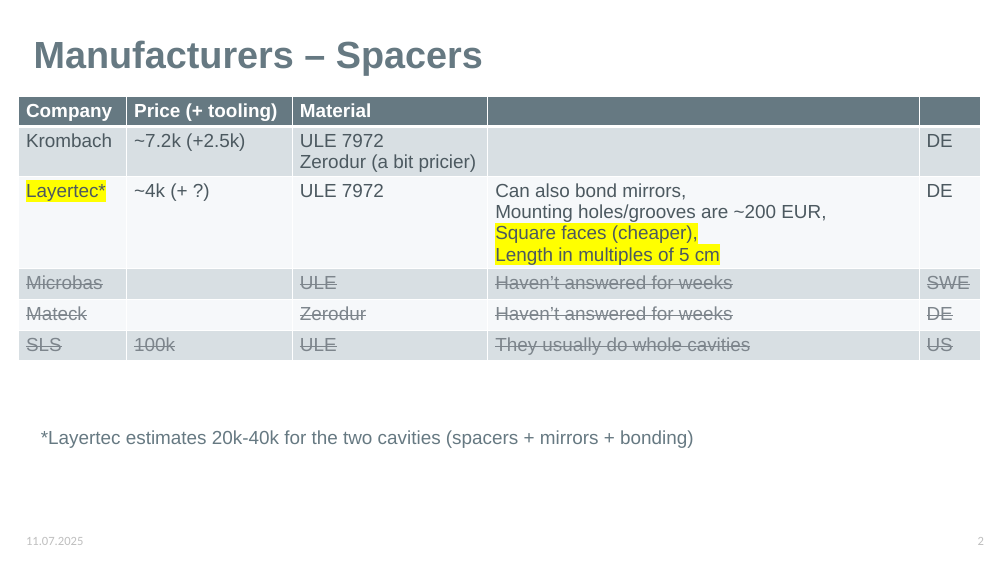
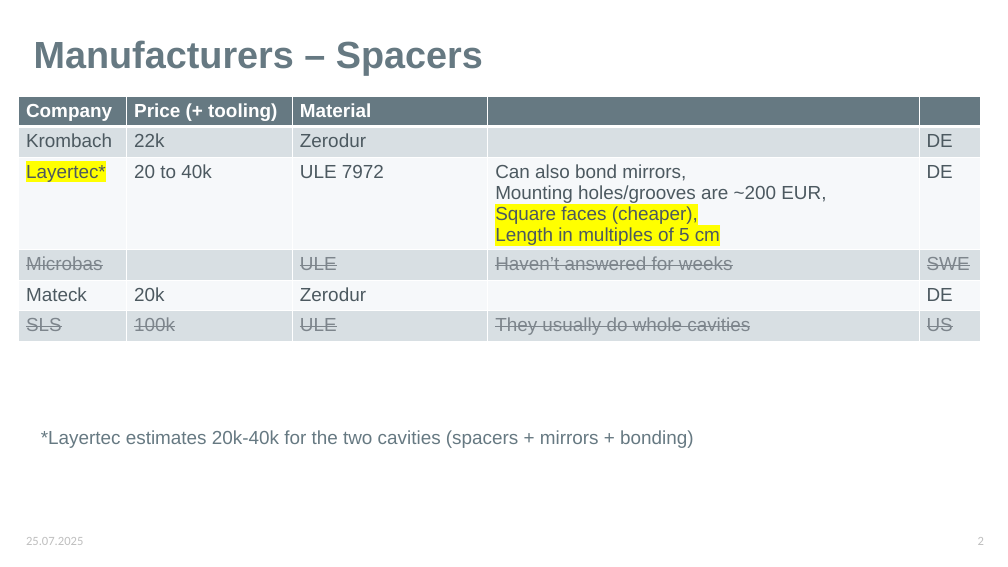
Before and after one commit to karinkruuse/Esitlused, a slide deck: slide 2 of manufacturers.pptx. Drawn at 1008x567 pixels with LibreOffice and Linux fonts; fonts in the diff are those of the drawing. Boxes give left, top, right and bottom in pixels: in the first picture for what was removed or moved away, otherwise in the second. Text is boxed around its words. In the diff, an @@ line names an element or a change of style, - is before the commit and + after.

```diff
--- a/manufacturers.pptx
+++ b/manufacturers.pptx
@@ table at box(18, 96, 981, 348) @@
-row 2, column 2: ~7.2k (+2.5k)
+row 2, column 2: 22k
-row 2, column 3: ULE 7972 / Zerodur (a bit pricier)
+row 2, column 3: Zerodur
-row 3, column 2: ~4k (+ ?)
+row 3, column 2: 20 to 40k
-row 5, column 2: 
+row 5, column 2: 20k
-row 5, column 4: Haven’t answered for weeks
+row 5, column 4: 
@@ text colour #7D858C to #4C5960, strikethrough off in "Mateck", "Zerodur", "DE" @@
@@ text at box(26, 537, 83, 545): text changed @@
-11.07.2025
+25.07.2025
```
Also in this commit, not shown: 1 other slide changed, 1 slide added.
